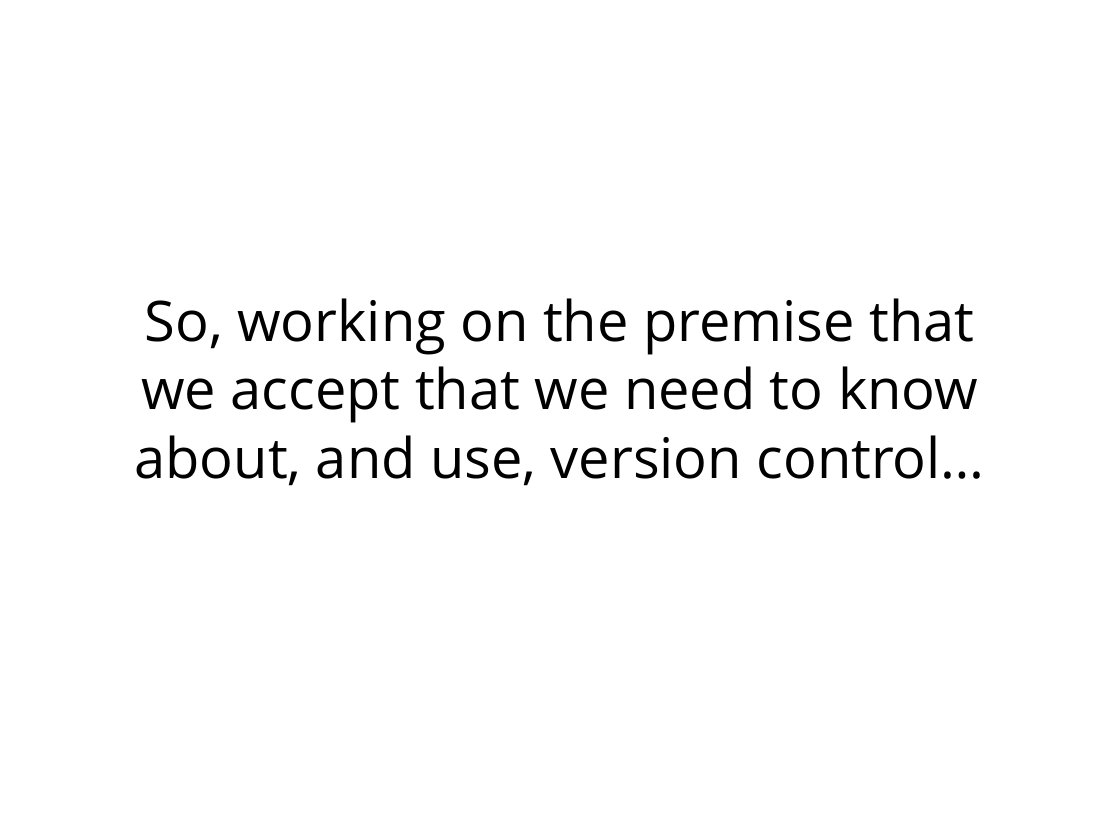
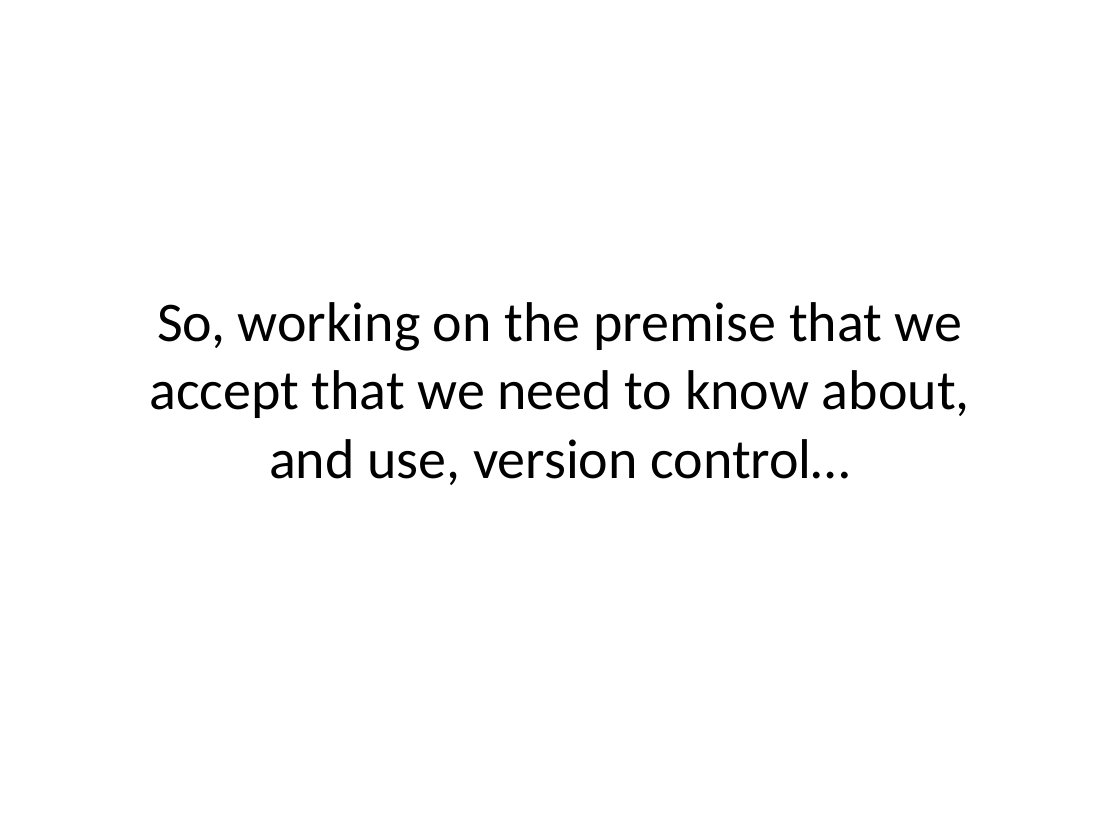
Before and after one commit to ncasuk/ncas-isc, a slide deck: slide 4 of shell/presentations/01_git1.pptx. Drawn at 1120x840 pixels with LibreOffice and Linux fonts; fonts in the diff are those of the drawing; background and template pictures are left out. Boxes give left, top, right and bottom in pixels: in the first picture for what was removed or moved away, otherwise in the second. Text is boxed around its words. In the diff, an @@ line names an element or a change of style, - is before the commit and + after.

Commit message:
Finished updating learning_python5 and changed shell presentations so that font matches python presentations

```diff
--- a/shell/presentations/01_git1.pptx
+++ b/shell/presentations/01_git1.pptx
@@ text "So, working on the premise ..." at (149,302,970,485): font Open Sans to Calibri @@
```
Also in this commit, not shown: 4 other slides changed, 2 other files.
